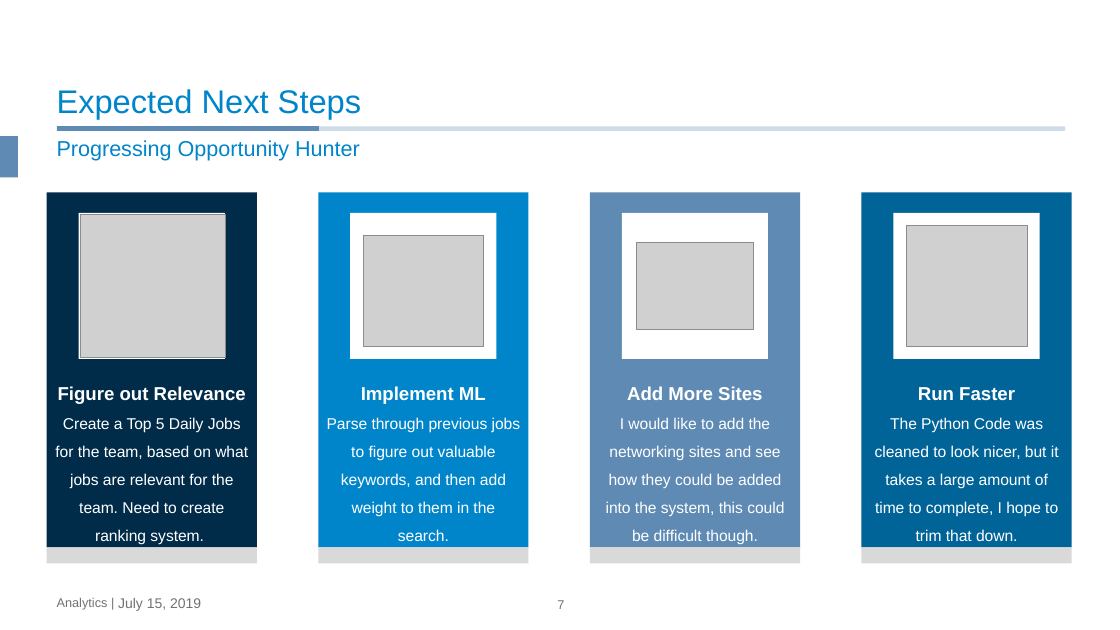
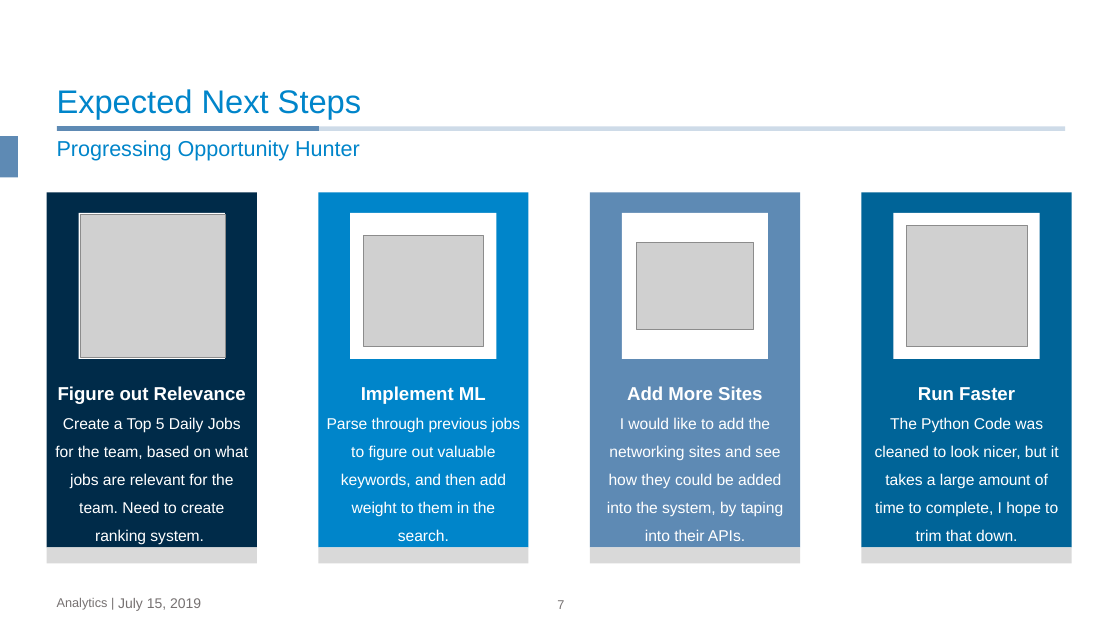
Before and after one commit to wlhunter00/AM-Automated-Opportunity-Capture, a slide deck: slide 7 of Weekly Reports/Weekly Update Week of 7-15.pptx. Drawn at 1120x630 pixels with LibreOffice and Linux fonts; fonts in the diff are those of the drawing; grey boxes stand for pictures; background and template pictures are left out. Boxes give left, top, right and bottom in pixels: in the first picture for what was removed or moved away, otherwise in the second. Text is boxed around its words. In the diff, an @@ line names an element or a change of style, - is before the commit and + after.

```diff
--- a/Weekly Reports/Weekly Update Week of 7-15.pptx
+++ b/Weekly Reports/Weekly Update Week of 7-15.pptx
@@ text at (607, 417, 783, 541): text changed @@
-I would like to add the networking sites and see how they could be added into the system, this could be difficult though.
+I would like to add the networking sites and see how they could be added into the system, by taping into their APIs.
```
Also in this commit, not shown: 2 other files.
